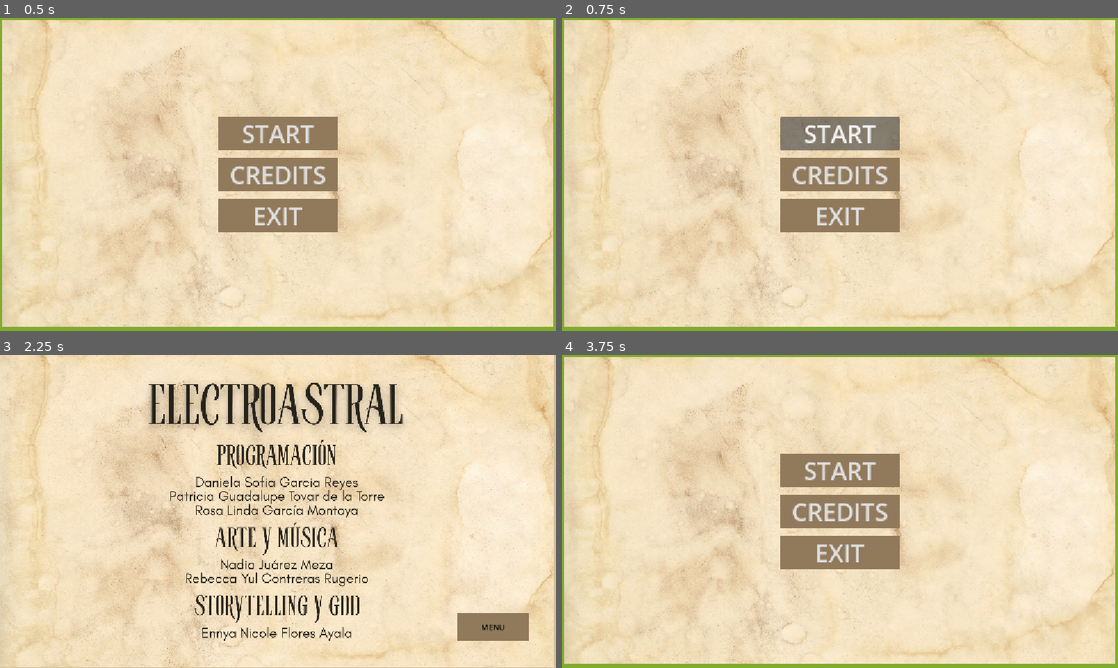
Above: before the commit, frames 1-4 (two rows, left to right).
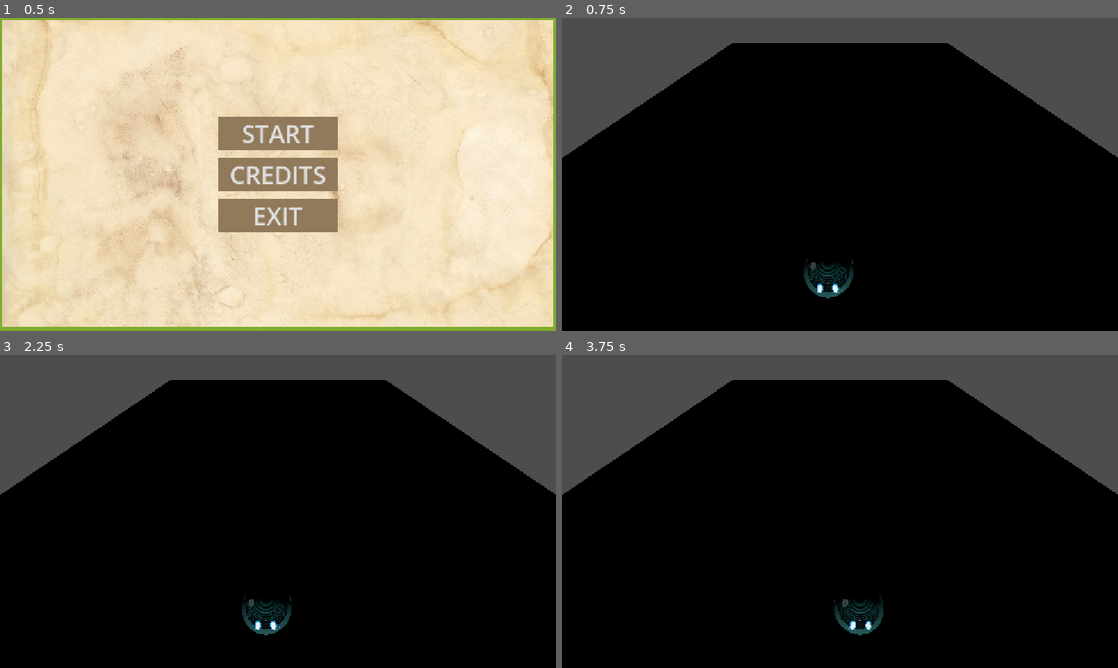
Above: after the commit, the same moments.

Repository: nanogr/saikin
Game: Godot game, scene res://Scenes/menu.tscn
Two runs of this game, one before a commit and one after it. Both use one fixed random seed, a clock stepped at 60 frames per second and the inputs below.
Inputs (mouse positions are in pixels of both pictures, inside the frame that each line leads up to):
- Up to frame 1 (0.5 s): no input
- Up to frame 2 (0.75 s): click "START" at 0.5 s
- Up to frame 3 (2.25 s): click (278, 470) at 1.25 s, where only the run before the commit has a clickable "START"; click (278, 511) at 2 s, where only the run before the commit has a clickable "CREDITS"
- Up to frame 4 (3.75 s): click (1056, 627) at 2.75 s, where only the run before the commit has a clickable "MENU"; tap Enter at 3.5 s; hold Right (move_right) from 3.53 s (still down)

Frame 1 is identical in both runs. In frame 2, 100% of the frame differs, in the area x 0-100%, y 0-100%; in frame 3, 100%; in frame 4, 100%.

Commit message:
Update menu.gd

Diff:
--- a/Scripts/menu.gd
+++ b/Scripts/menu.gd
@@ -1,7 +1,7 @@
 extends Control
 
 func _on_start_button_pressed() -> void:
-	pass # Replace with function body.
+	get_tree().change_scene_to_file("res://Scenes/dungeon.tscn")
 
 
 func _on_credits_button_pressed() -> void:
